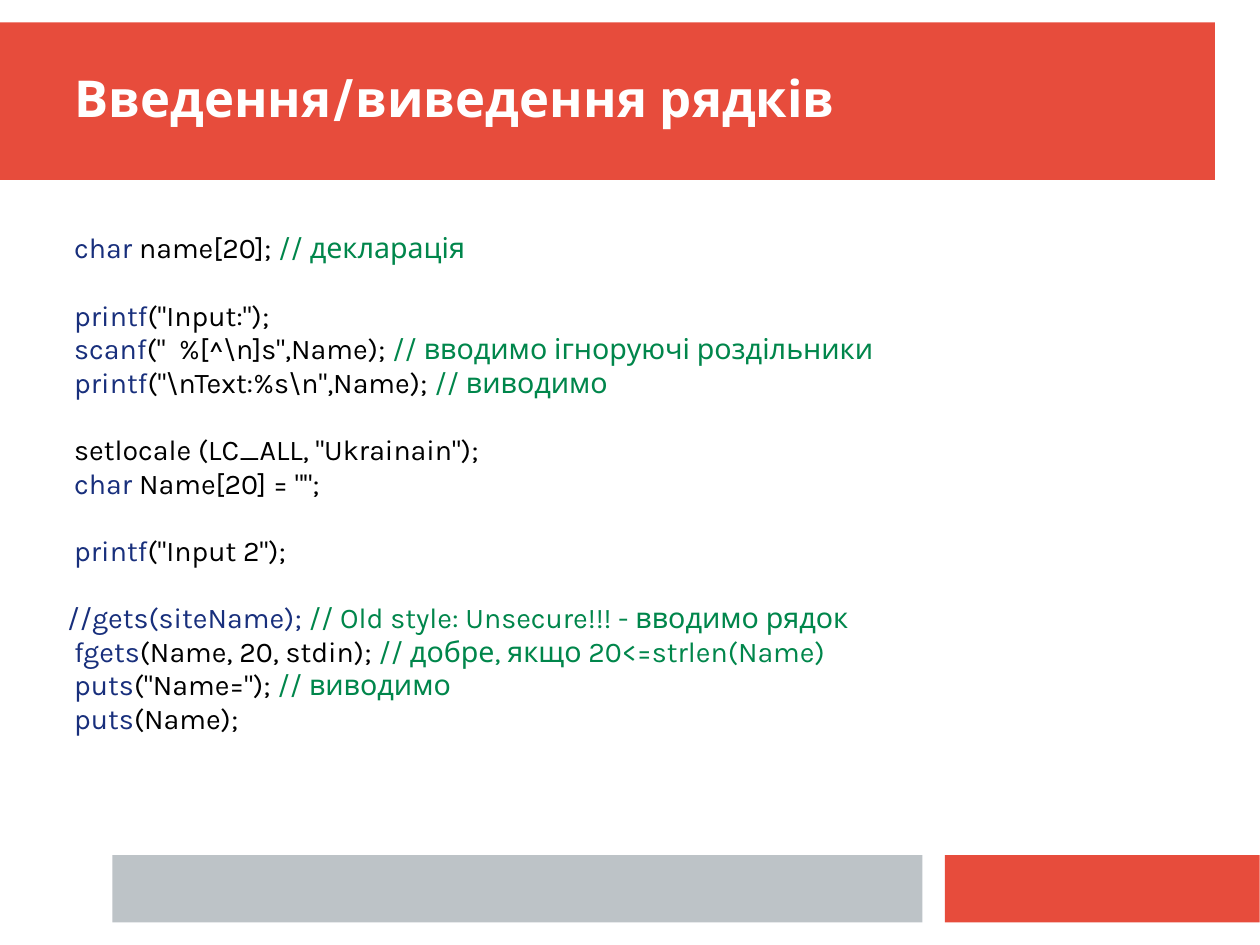
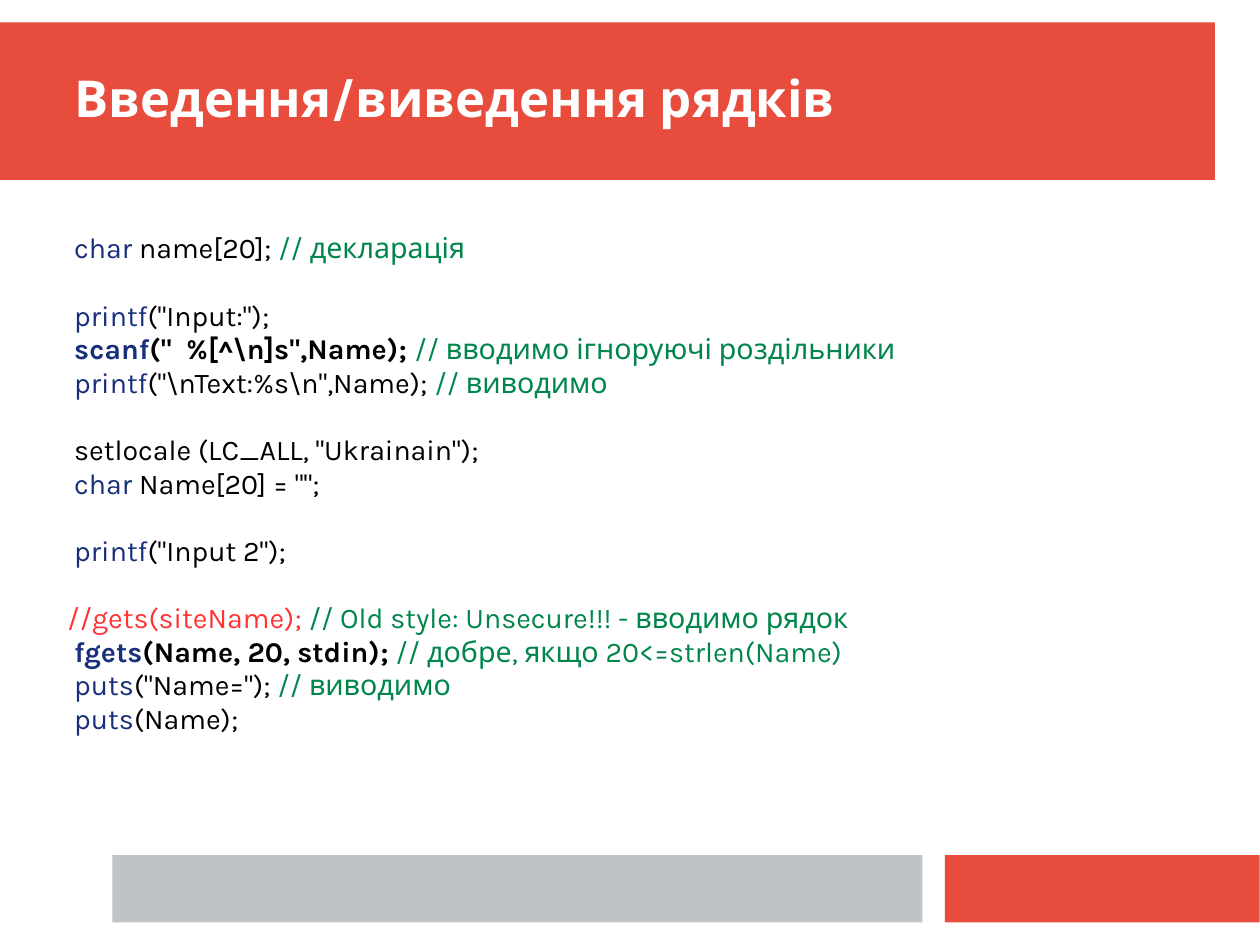
Before and after one commit to mecchmatProjects/CppCourse, a slide deck: slide 38 of Lect03/CppTutorUkr2.ppt. Drawn at 1260x945 pixels with LibreOffice and Linux fonts; fonts in the diff are those of the drawing. Boxes give left, top, right and bottom in pixels: in the first picture for what was removed or moved away, otherwise in the second. Text is boxed around its words. In the diff, an @@ line names an element or a change of style, - is before the commit and + after.

```diff
--- a/Lect03/CppTutorUkr2.ppt
+++ b/Lect03/CppTutorUkr2.ppt
@@ text at box(67, 336, 895, 669): bold on in "scanf(" %[^\n]s",Name);", "fgets(Name, 20, stdin);"; text colour #182F7C to #FF3333 in "//gets(siteName);" @@
```
Also in this commit, not shown: 14 other slides changed, 1 slide added, 1 slide removed, 3 other files.
